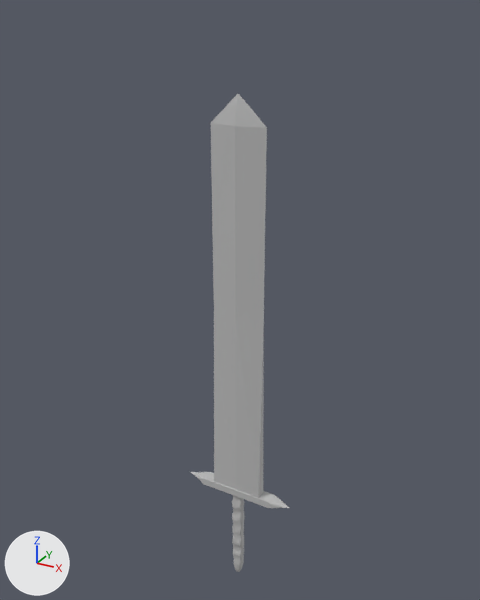
What one commit did to the Blender file Solo Unity Project/Assets/Prefabs/Sword.blend.
One viewpoint serves both versions: a 50 mm camera at (1.027, -1.855, 1.759) aimed at (-0.029, 0.065, 0.799). Lighting does not change. The marker at lower left points along +X, +Y and +Z.
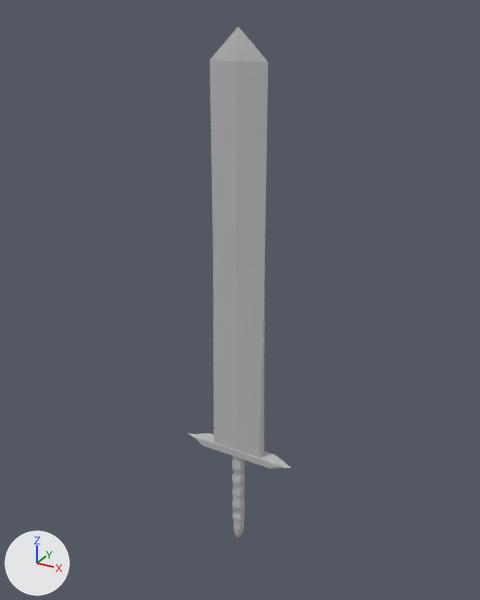
Pixel boxes [x1, y1, x2, y2] of what changed, in the pictures (480 x 600 px; the box of a moved part takes in the faces that stretch with it):
'Cube', reshaped, moved: before [191, 94, 289, 508]; after [188, 27, 291, 538]
'Cube.001', deleted: before [232, 495, 244, 572]
part 1 of me_cube, moved or reshaped: before [211, 94, 267, 498]; after [210, 27, 268, 458]
part 2 of me_cube, moved or reshaped: before [191, 472, 289, 508]; after [188, 433, 291, 468]
part 3 of me_cube, added: after [232, 456, 245, 538]

Diff of the bpy script that builds the scene:
```diff
--- a/Solo Unity Project/Assets/Prefabs/Sword.blend.py
+++ b/Solo Unity Project/Assets/Prefabs/Sword.blend.py
@@ me_cube @@
 # used by ob_cube; location = (0.0, 0.0, 0.77); scale = (0.1, 0.02, 0.748)
-me_cube.from_pydata(...)  # 444 vertices, 440 faces; spans x -2.31..2.25, y -1.26..1.24, z -1.04..1.0
+me_cube.from_pydata(...)  # 25022 vertices, 25016 faces; spans x -2.3..2.26, y -1.27..1.23, z -0.32..2.28
+# me_cube part 1: the loose piece of 58 vertices spanning x -1.0..1.0, y -1.0..1.0, z -1.0..1.0 is moved by (0.01, -0.01, 1.28)
+# me_cube part 2: the loose piece of 386 vertices spanning x -2.31..2.25, y -1.26..1.24, z -1.04..-1.0 is moved by (0.01, -0.01, 1.28)
+# me_cube part 3: a new loose piece of 24578 vertices spanning x -0.2..0.2, y -0.98..0.95, z -0.32..0.3, in mat_material_001 (grey #bcbcbc)
 me_cube.materials.append(mat_material_003)
+me_cube.materials.append(mat_material_001)  # grey #bcbcbc
@@ ob_cube @@
 ob_cube = bpy.data.objects.new('Cube', me_cube)
-ob_cube.location = (0.0, 0.0, 0.77)
+ob_cube.location = (0.0, 0.0, 0.0)
 ob_cube.scale = (0.1, 0.02, 0.748)
@@ ob_cube_001 @@
-ob_cube_001 = bpy.data.objects.new('Cube.001', me_cube_003)
-ob_cube_001.location = (-1.681, 0.0, -0.206)
```
